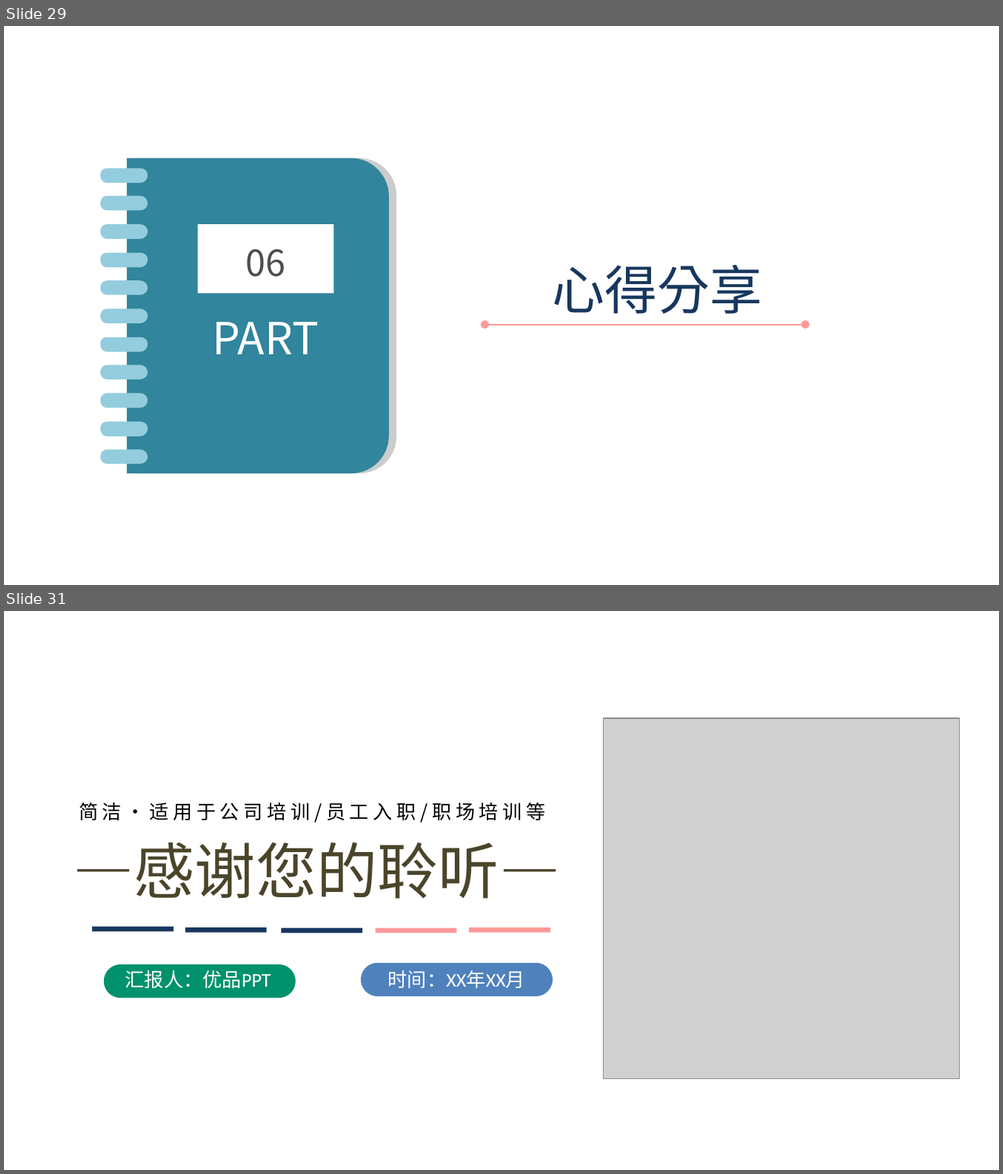
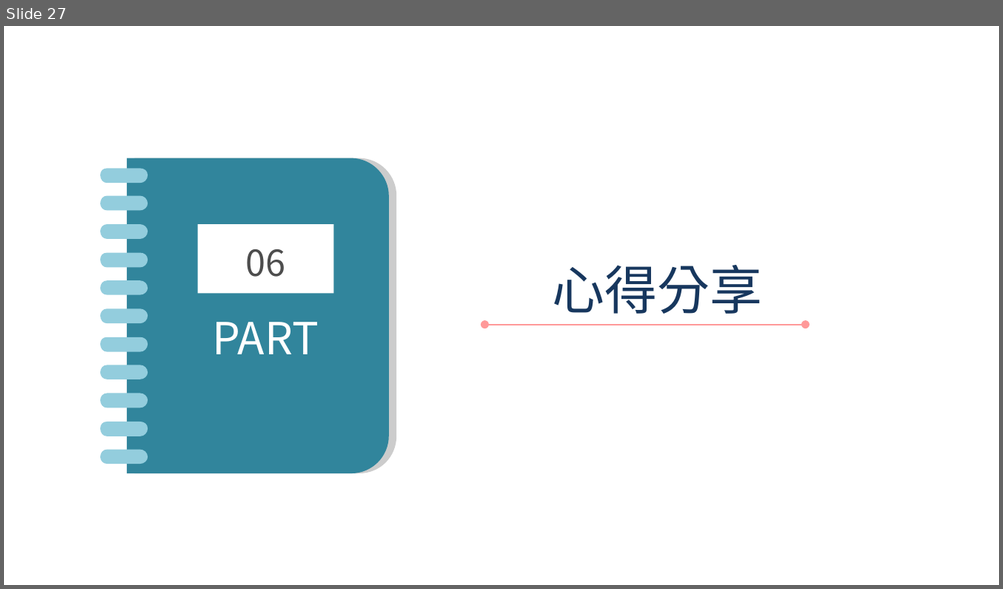
Before and after one commit to tippyshih/final, a slide deck: ppt模板.pptx. Shown one above the other, each under a label of ours: slides 29 and 31 before the commit, slide 27 after it; the slides between them are not shown. The pictures are 1003x1174 and 1003x589 pixels, drawn with LibreOffice and Linux fonts; fonts in the diff are those of the drawing; grey boxes stand for pictures; background and template pictures are left out. Boxes give left, top, right and bottom in pixels: in the first picture for what was removed or moved away, otherwise in the second. Text is boxed around its words. In the diff, an @@ line names an element or a change of style, - is before the commit and + after.

```diff
--- a/ppt模板.pptx
+++ b/ppt模板.pptx
@@ slide 31 removed at (x1=4, y1=611, x2=999, y2=1170), background #FFFFFF @@
@@ picture removed at (x1=603, y1=718, x2=959, y2=1079) @@
@@ text removed at (x1=79, y1=803, x2=546, y2=823) @@
-简洁·适用于公司培训/员工入职/职场培训等
@@ text removed at (x1=74, y1=842, x2=560, y2=899) @@
-—感谢您的聆听—
@@ rectangle removed at (x1=93, y1=926, x2=174, y2=931) @@
@@ rectangle removed at (x1=185, y1=927, x2=267, y2=932) @@
@@ rectangle removed at (x1=282, y1=928, x2=363, y2=933) @@
@@ rectangle removed at (x1=375, y1=928, x2=457, y2=933) @@
@@ rectangle removed at (x1=469, y1=927, x2=550, y2=932) @@
@@ rounded rectangle removed at (x1=103, y1=965, x2=296, y2=999) @@
@@ rounded rectangle removed at (x1=361, y1=963, x2=553, y2=997) @@
@@ text removed at (x1=125, y1=971, x2=271, y2=988) @@
-汇报人：优品PPT
@@ text removed at (x1=380, y1=971, x2=524, y2=988) @@
-时间：X年XX月
@@ text removed at (x1=388, y1=971, x2=525, y2=988) @@
-时间：XX年XX月
@@ what was slide 29 is now slide 27 @@
```
Also in this commit, not shown: 1 slide changed, 5 slides added, 6 other slides removed.
